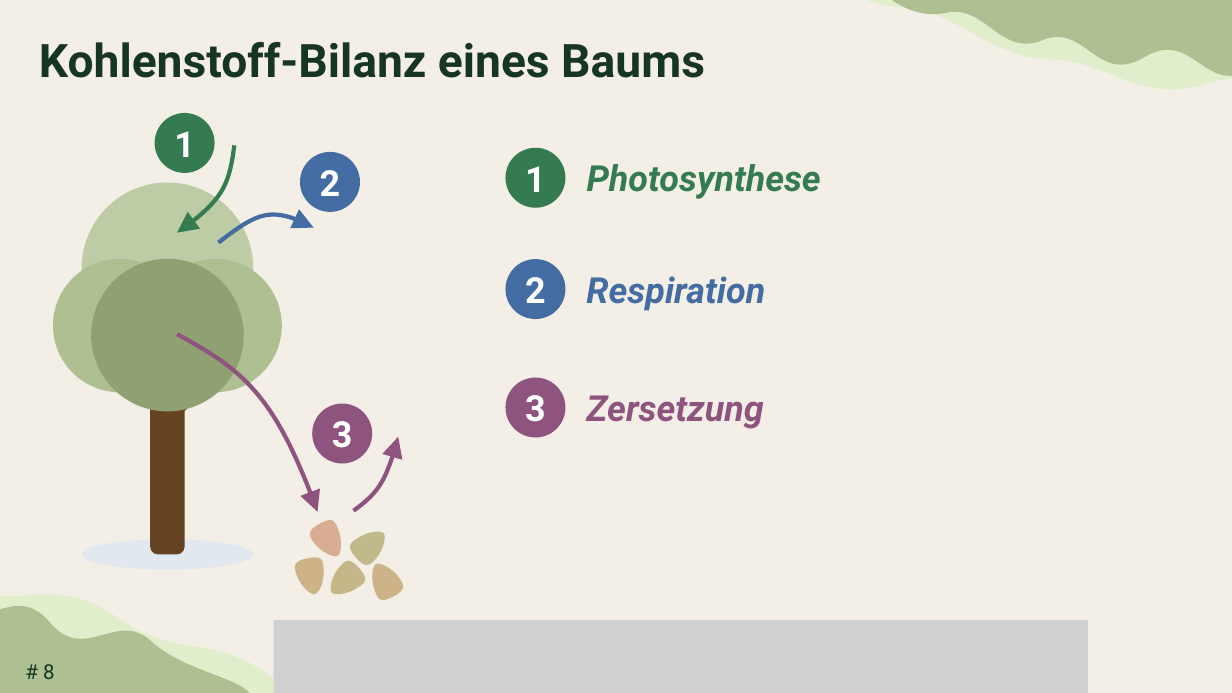
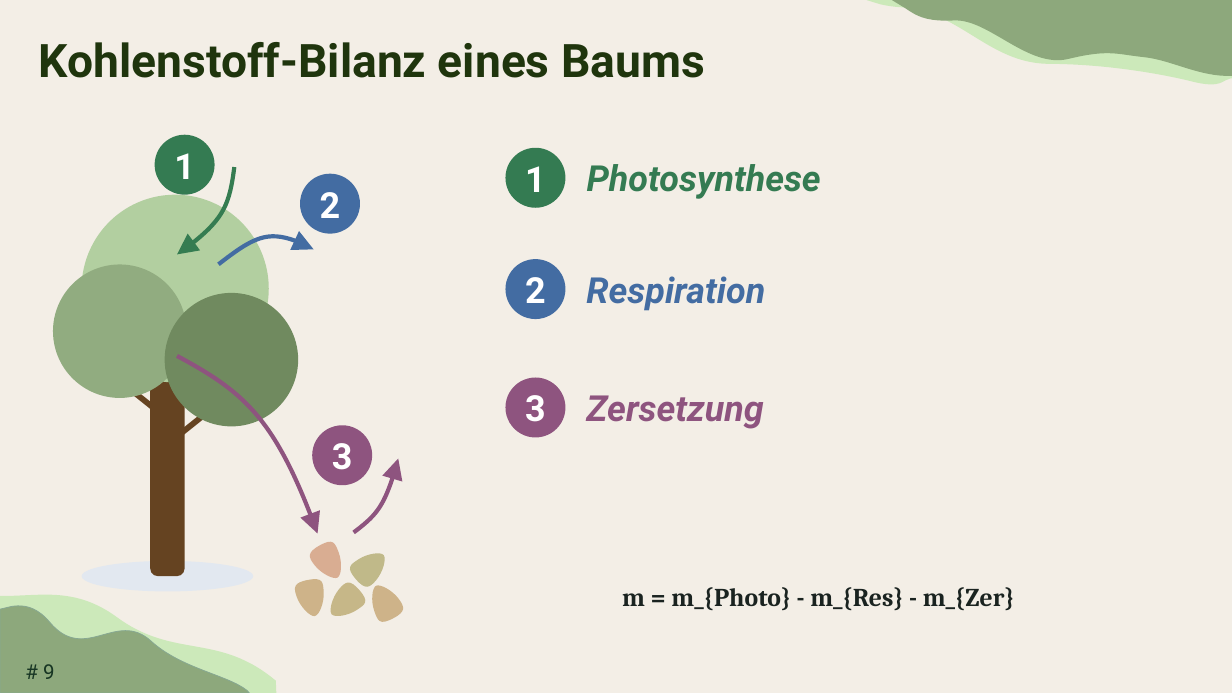
Before and after one commit to TimoDiepers/woodway, a slide deck: slide 9 of docs/slides/dissvortrag.pptx (slide 8 before the commit). Drawn at 1232x693 pixels with LibreOffice and Linux fonts; fonts in the diff are those of the drawing; grey boxes stand for pictures; background and template pictures are left out. Boxes give left, top, right and bottom in pixels: in the first picture for what was removed or moved away, otherwise in the second. Text is boxed around its words. In the diff, an @@ line names an element or a change of style, - is before the commit and + after.

Commit message:
docs: update presentation, add structure outline and energy balance figure
Ignores PowerPoint lock files and the timestamped pre-write snapshots: the
snapshots are ~3 MB each and belong on disk, not in history.

```diff
--- a/docs/slides/dissvortrag.pptx
+++ b/docs/slides/dissvortrag.pptx
@@ freeform shape at (x1=866, y1=0, x2=1232, y2=135): fill #E1EECC to #CCE9BA; outline redrawn @@
@@ freeform shape at (x1=890, y1=0, x2=1232, y2=129): fill #AEBF92 to #8DA87C; outline redrawn @@
@@ title "Kohlenstoff-Bilanz eines Baums" at (x1=39, y1=42, x2=705, y2=78): text colour #173523 to #1F350D @@
@@ ellipse resized from (x1=81, y1=182, x2=253, y2=354) to (x1=81, y1=195, x2=269, y2=383) @@
@@ ellipse at (x1=81, y1=195, x2=269, y2=383): fill #BDCCA4 to #B2CFA0 @@
@@ ellipse moved from (x1=53, y1=259, x2=187, y2=393) to (x1=53, y1=264, x2=187, y2=398) @@
@@ ellipse at (x1=53, y1=264, x2=187, y2=398): fill #AEBF92 to #91AC80 @@
@@ ellipse removed at (x1=91, y1=259, x2=244, y2=411) @@
@@ ellipse moved from (x1=149, y1=259, x2=283, y2=393) to (x1=165, y1=293, x2=299, y2=427) @@
@@ ellipse at (x1=165, y1=293, x2=299, y2=427): fill #AEBF92 to #708A5F @@
@@ freeform shape moved from (x1=120, y1=345, x2=215, y2=421) to (x1=112, y1=374, x2=207, y2=451) @@
@@ freeform shape moved from (x1=354, y1=430, x2=399, y2=517) to (x1=354, y1=453, x2=399, y2=539) @@
@@ 7 freeform shapes, 4 ellipses, 1 rounded rectangle moved together from (x1=81, y1=113, x2=407, y2=603) to (x1=81, y1=135, x2=407, y2=625) @@
@@ freeform shape at (x1=0, y1=585, x2=277, y2=693): fill #E1EECC to #CCE9BA @@
@@ freeform shape at (x1=0, y1=597, x2=250, y2=693): fill #AEBF92 to #8DA87C; outline none to #87A892 0.63 pt @@
@@ freeform shape moved from (x1=294, y1=555, x2=329, y2=597) to (x1=294, y1=578, x2=329, y2=619) @@
@@ text added at (x1=622, y1=587, x2=1015, y2=611), 20 pt, text #1A2320, bold @@
+m = m_{Photo} - m_{Res} - m_{Zer}
@@ picture removed at (x1=274, y1=620, x2=1088, y2=693) @@
@@ page number at (x1=43, y1=664, x2=55, y2=679): text changed @@
-# 8
+# 9
```
Also in this commit, not shown: 16 other slides changed, 48 slides added, 5 slides removed, 4 other files.
